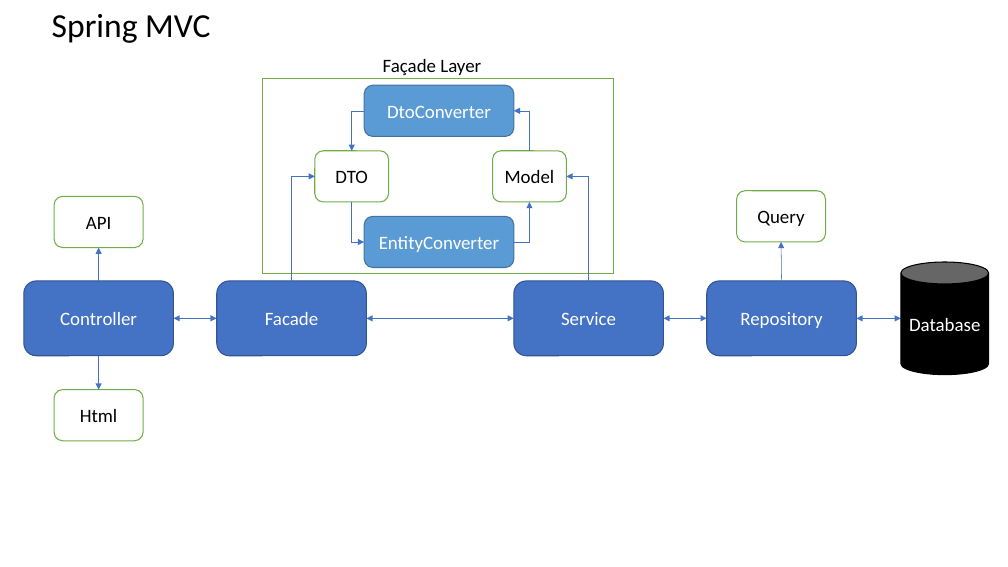
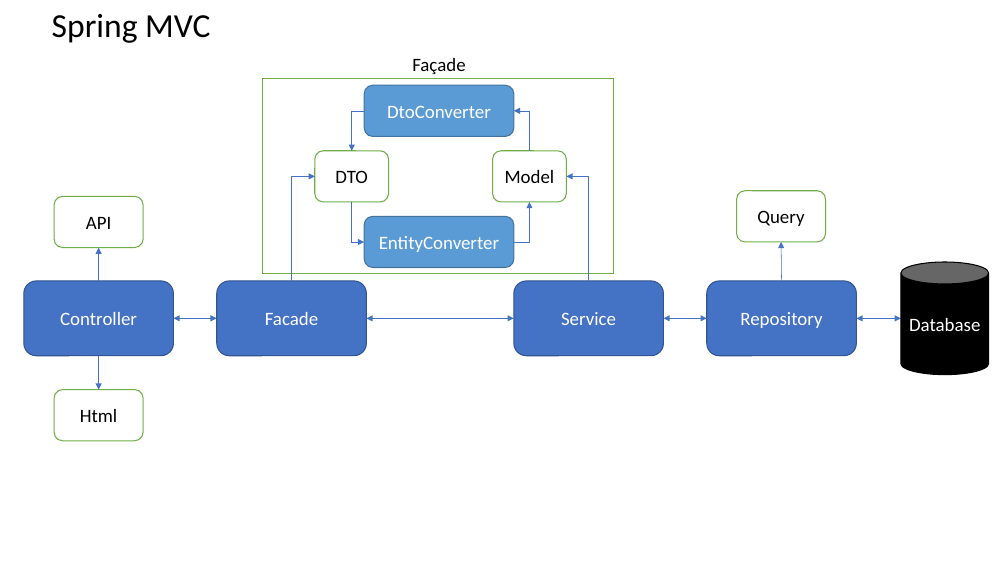
Before and after one commit to williamtanws/beanframework, a slide deck: slide 1 of Architecture.pptx. Drawn at 1008x567 pixels with LibreOffice and Linux fonts; fonts in the diff are those of the drawing. Boxes give left, top, right and bottom in pixels: in the first picture for what was removed or moved away, otherwise in the second. Text is boxed around its words. In the diff, an @@ line names an element or a change of style, - is before the commit and + after.

```diff
--- a/Architecture.pptx
+++ b/Architecture.pptx
@@ text at <box>412,58,465,74</box>: text changed @@
-Façade Layer
+Façade
```
Also in this commit, not shown: 2 other slides changed, 2 slides added, 3 other files.
